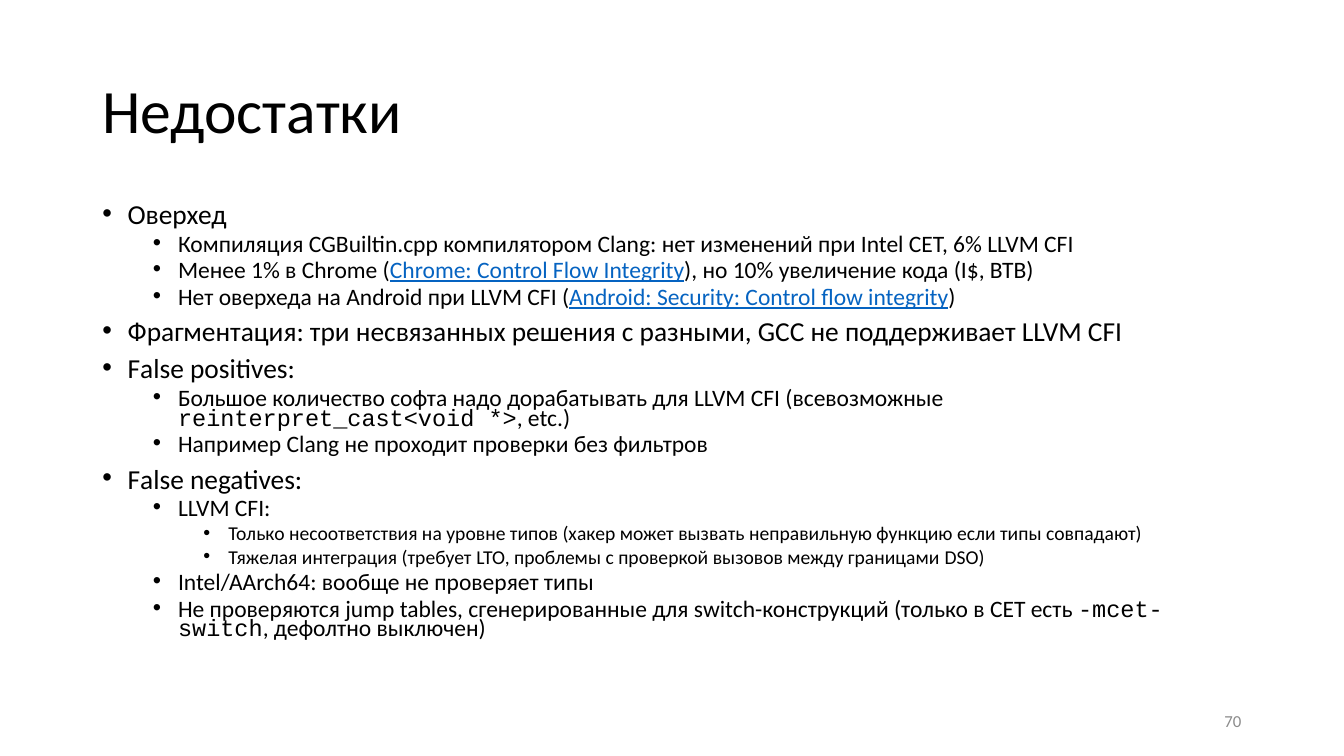
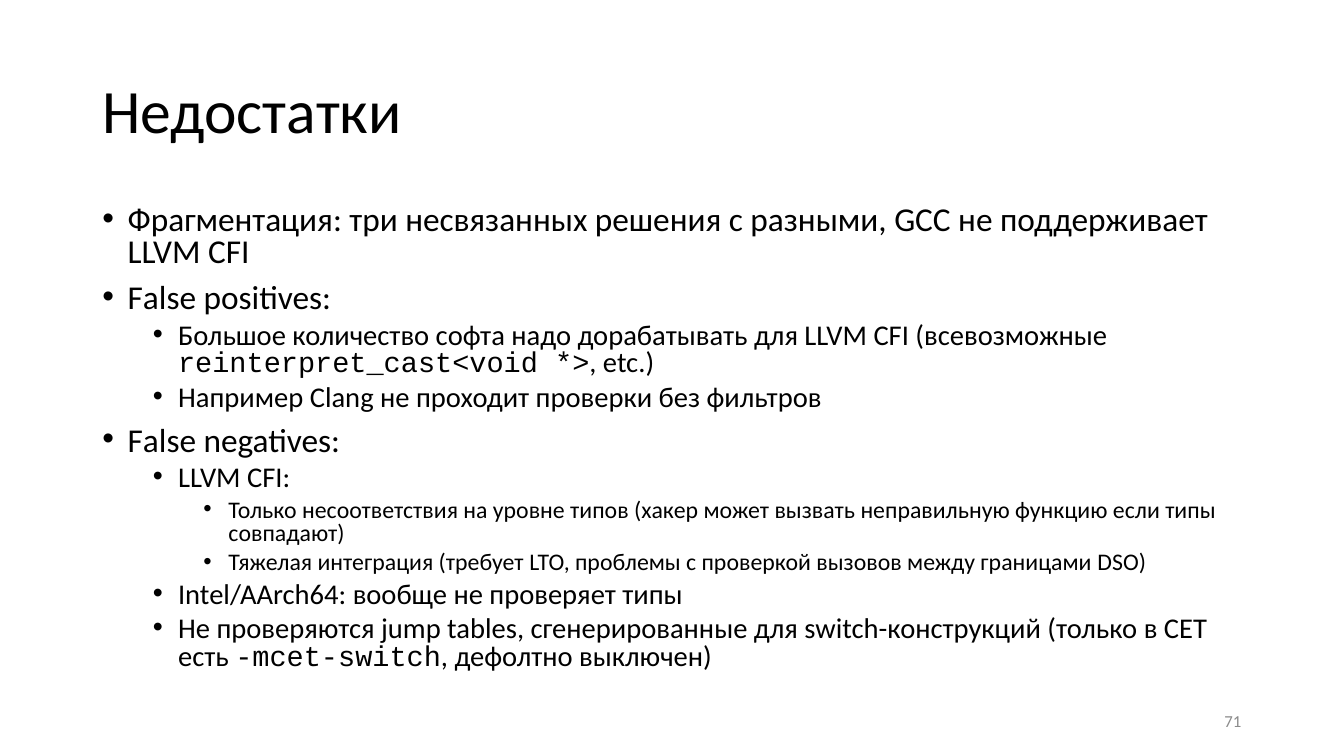
Before and after one commit to yugr/slides, a slide deck: slide 71 of CppZeroCost/2025/RU.pptx (slide 70 before the commit). Drawn at 1344x756 pixels with LibreOffice and Linux fonts; fonts in the diff are those of the drawing. Boxes give left, top, right and bottom in pixels: in the first picture for what was removed or moved away, otherwise in the second. Text is boxed around its words. In the diff, an @@ line names an element or a change of style, - is before the commit and + after.

```diff
--- a/CppZeroCost/2025/RU.pptx
+++ b/CppZeroCost/2025/RU.pptx
@@ text "Фрагментация: три несвязанных решения с ..." at [128,208,1215,671]: size 19.6 to 23.8 pt in "Фрагментация: три несвязанных решения с разными, GCC ...", "False positives:", "False negatives:"; size 16.8 to 20.4 pt in "Большое количество софта надо дорабатывать для LLVM ...", "Например Clang не проходит проверки без фильтров", "LLVM CFI:", "Intel/AArch64: вообще не проверяет типы" and 1 more places; size 14 to 17 pt in "Только несоответствия на уровне типов (хакер может ...", "Тяжелая интеграция (требует LTO, проблемы с проверкой ..."; line spacing 0.7 to 0.8 @@
@@ text at [128,206,1073,309]: paragraphs removed @@
-• Оверхед
-  • Компиляция CGBuiltin.cpp компилятором Clang: нет изменений при Intel CET, 6% LLVM CFI
-  • Менее 1% в Chrome (Chrome: Control Flow Integrity), но 10% увеличение кода (I$, BTB)
-  • Нет оверхеда на Android при LLVM CFI (Android: Security: Control flow integrity)
@@ page number at [1224,716,1241,727]: text changed @@
-70
+71
```
Also in this commit, not shown: 5 other slides changed, 1 slide added, 3 other files.
